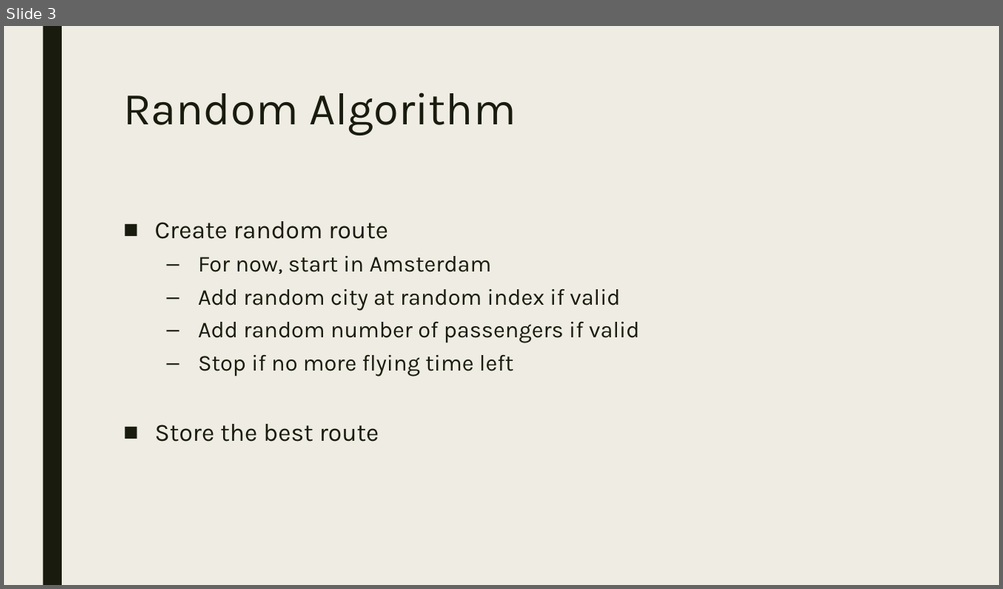
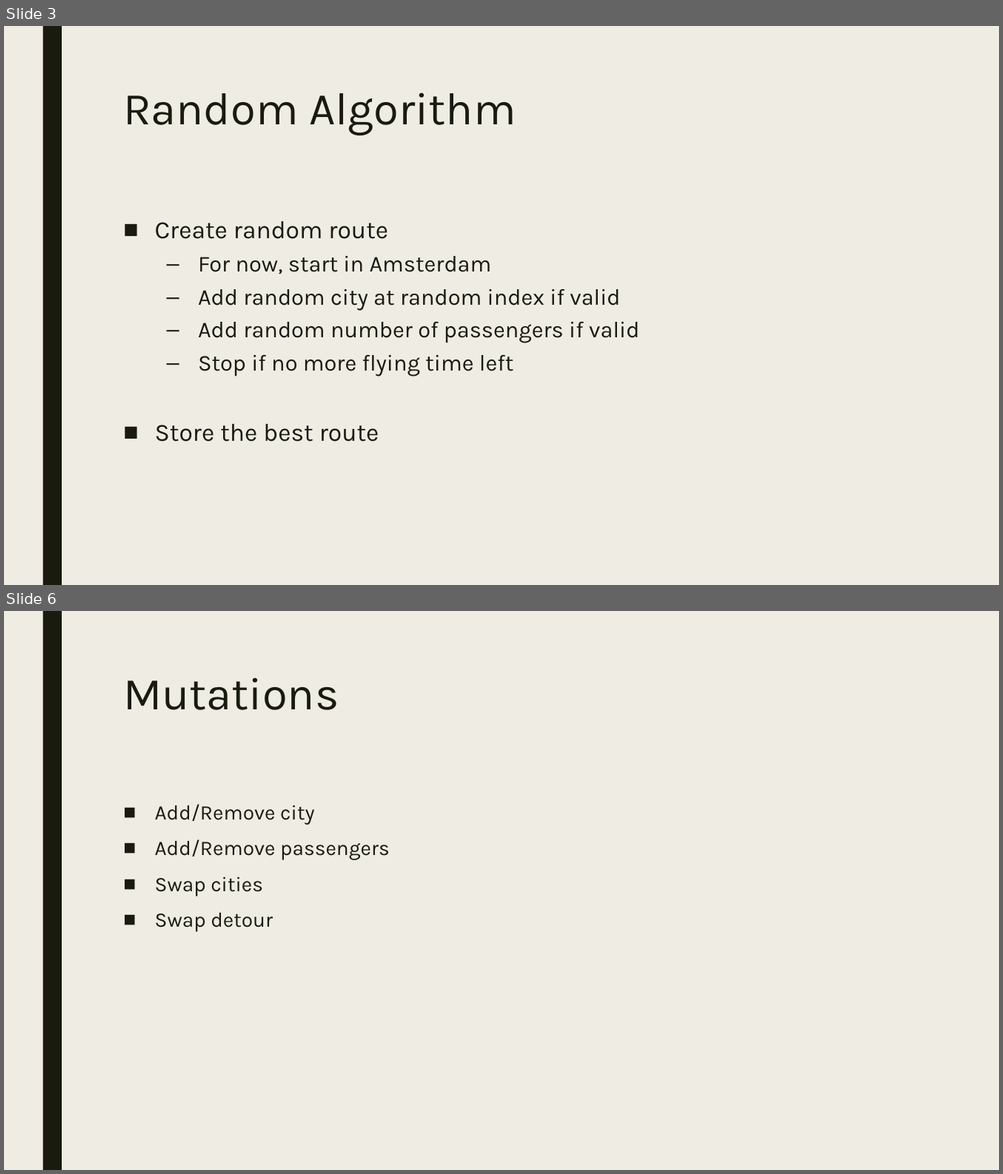
Before and after one commit to WouterDuijn/heuristic, a slide deck: doc/Mokum Airways PP.pptx. Shown one above the other, each under a label of ours: slide 3 before the commit, slides 3 and 6 after it; the slides between them are not shown. The pictures are 1003x589 and 1003x1174 pixels, drawn with LibreOffice and Linux fonts; fonts in the diff are those of the drawing. Boxes give left, top, right and bottom in pixels: in the first picture for what was removed or moved away, otherwise in the second. Text is boxed around its words. In the diff, an @@ line names an element or a change of style, - is before the commit and + after.

```diff
--- a/doc/Mokum Airways PP.pptx
+++ b/doc/Mokum Airways PP.pptx
@@ slide 6 added at [4, 611, 999, 1170], background #EFEDE3; not listed: 1 template element that a slide beside it also shows @@
@@ title added at [123, 678, 338, 710], 44 pt, text #191B0E @@
+Mutations
@@ text added at [155, 804, 390, 932], 20 pt, text #191B0E @@
+■ Add/Remove city
+■ Add/Remove passengers
+■ Swap cities
+■ Swap detour
```
Also in this commit, not shown: 2 slides changed, 2 other slides added.
